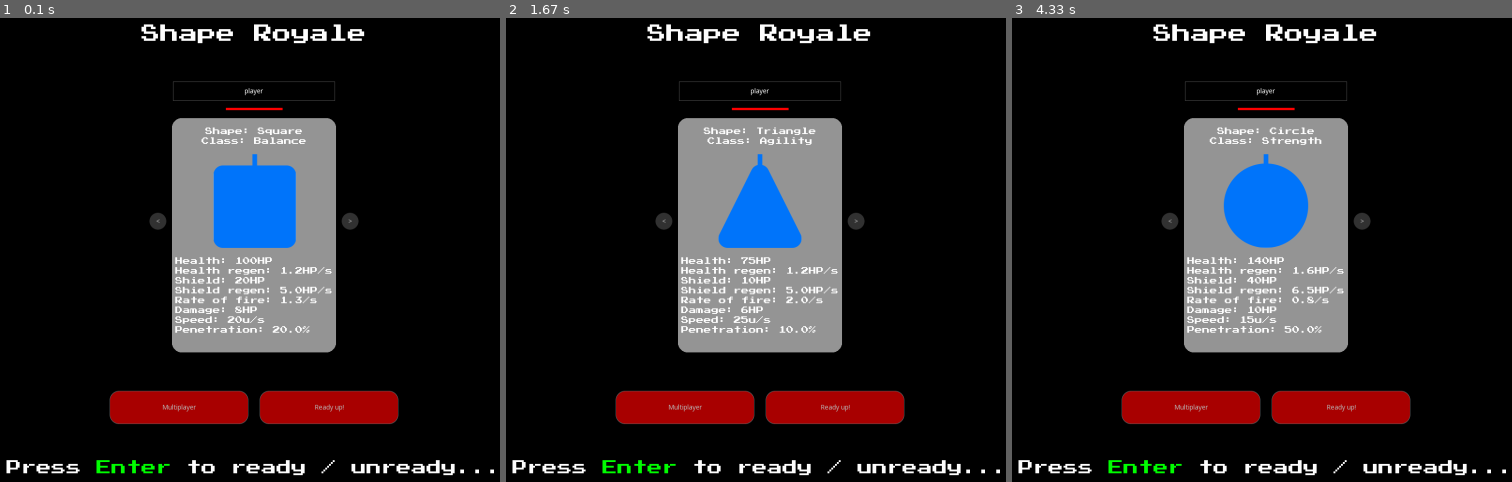
Above: before the commit, frames 1-3 (left to right).
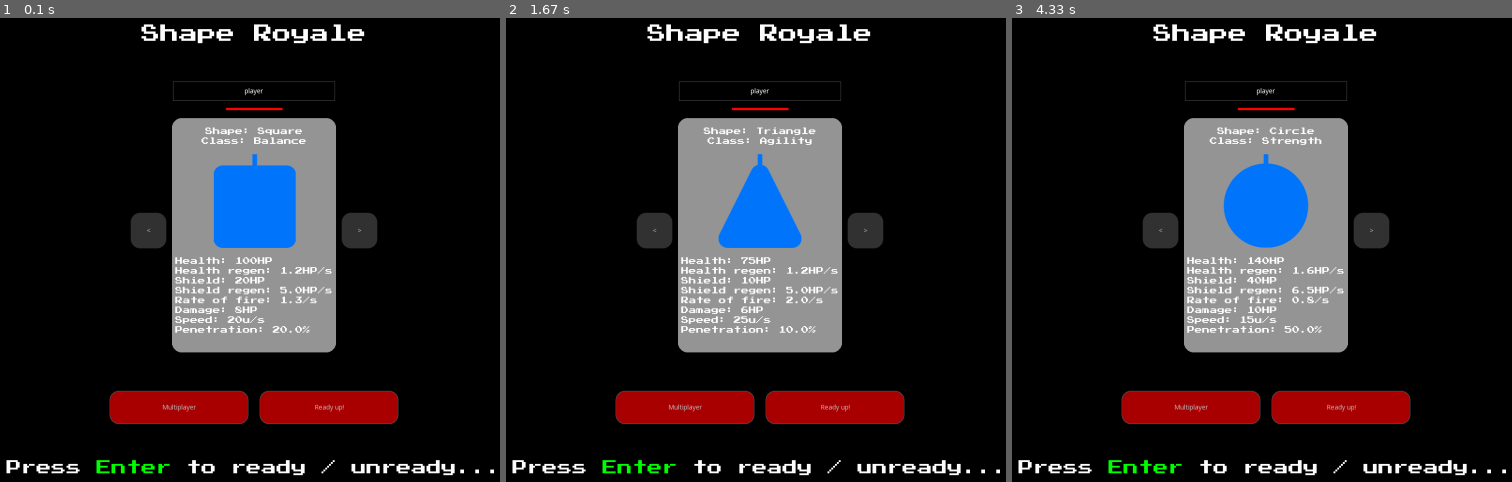
Above: after the commit, the same moments.

Repository: CaptainDeathead/ShapeRoyale
Game: pygame game, started from main.py
The game is run twice, just before and just after one commit, with the same random seed, the same clock (stepped at 60 frames per second) and the same inputs.
Inputs:
- Up to frame 1 (0.1 s): no input
- Up to frame 2 (1.67 s): hold Right 0.33-0.8 s; hold Right 0.88-1.35 s; hold Left from 1.38 s (still down)
- Up to frame 3 (4.33 s): release Left at 1.92 s; hold Left 1.95-2.35 s; hold Right 2.38-3.02 s; hold Left 3.05-3.52 s; hold Right 3.55-4.02 s; hold Right from 4.05 s (still down)

The runs differ from the first frame. In frame 1, 0.8% of the frame differs, in the area x 26-76%, y 42-50%; in frame 2, 0.8%; in frame 3, 0.8%.

Commit message:
made buttons a tad bigger

Diff:
--- a/UI/Themes/mainmenu.json
+++ b/UI/Themes/mainmenu.json
@@ -81,7 +81,7 @@
         "font":
         {
             "name": "arial",
-            "size": "18",
+            "size": "64",
             "bold": 1
         },
         "misc":
--- a/main.py
+++ b/main.py
@@ -1145,15 +1145,15 @@
                 if not hasattr(self, "leaderboard"):
                     all_players = [player for player in self.players]
                     all_players.extend(list(reversed(self.dead_players)))
-                    self.leaderboard = Leaderboard(self.screen, self.manager, [self.player_lb_info(player) for player in all_players])
+                    #self.leaderboard = Leaderboard(self.screen, self.manager, [self.player_lb_info(player) for player in all_players])
                 else:
                     if self.leaderboard is None:
                         all_players = [player for player in self.players]
                         all_players.extend(list(reversed(self.dead_players)))
-                        self.leaderboard = Leaderboard(self.screen, self.manager, [self.player_lb_info(player) for player in all_players])
+                        #self.leaderboard = Leaderboard(self.screen, self.manager, [self.player_lb_info(player) for player in all_players])
 
                 # Disable leaderboard because its annoying
-                self.leaderboard = None
+                #self.leaderboard = None
 
             self.eventfeed.update(dt)
             self.manager.draw_ui(self.screen)
--- a/menus.py
+++ b/menus.py
@@ -80,8 +80,8 @@
         self.config_box = pygame_gui.elements.UIForm(pg.Rect(half_width - 200, 350, 400, 300), {"Server IP":"short_text(default='wssr.plazmasoftware.com')", "Server Port":"integer", "Host":"boolean(default=False)"}, visible=0)
         self.game_cfg_box = pygame_gui.elements.UIForm(pg.Rect(half_width - 200, 350, 400, 300), {"Squad Size":"integer"}, visible=0)
 
-        self.left_btn = pygame_gui.elements.UIButton(pg.Rect(self.width // 2 - 350 // 2 - 50, 200 + 250, 40, 40), "<", self.manager, object_id=pygame_gui.core.ObjectID(object_id="#card_btn"))
-        self.right_btn = pygame_gui.elements.UIButton(pg.Rect(self.width // 2 + 350 // 2 + 10, 200 + 250, 40, 40), ">", self.manager, object_id=pygame_gui.core.ObjectID(object_id="#card_btn"))
+        self.left_btn = pygame_gui.elements.UIButton(pg.Rect(self.width // 2 - 350 // 2 - 90, 200 + 250, 80, 80), "<", self.manager, object_id=pygame_gui.core.ObjectID(object_id="#card_btn"))
+        self.right_btn = pygame_gui.elements.UIButton(pg.Rect(self.width // 2 + 350 // 2 + 10, 200 + 250, 80, 80), ">", self.manager, object_id=pygame_gui.core.ObjectID(object_id="#card_btn"))
 
         object_id = "#multiplayer_btn_red" if self.client is None and self.server is None else "#multiplayer_btn_green"
         text = "Configure" if self.server is not None else "Invite" if self.client is not None else "Multiplayer"
